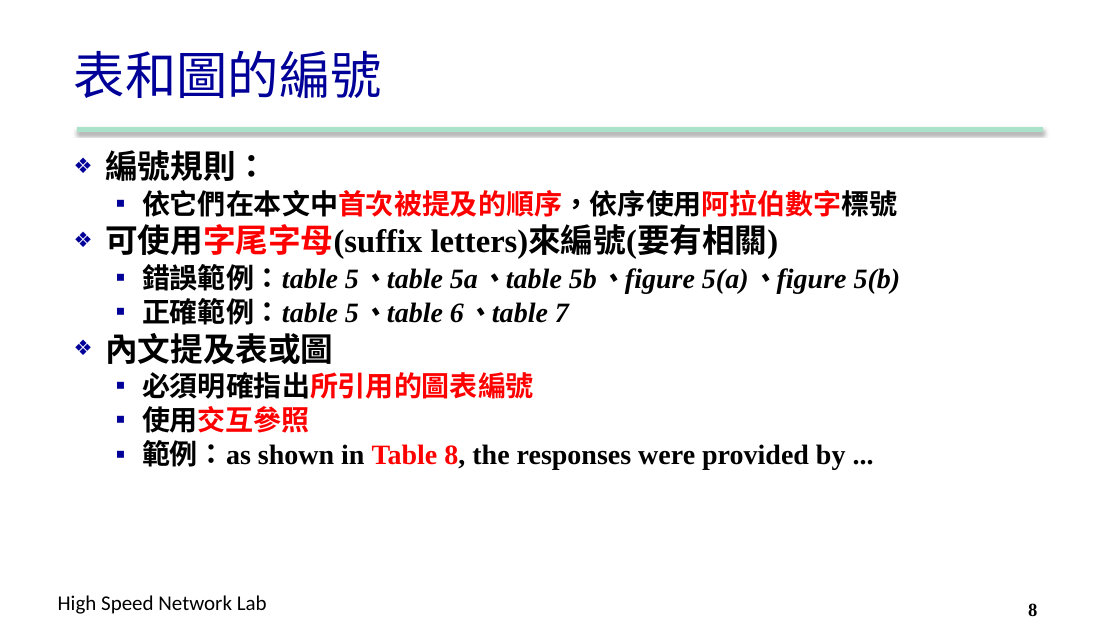
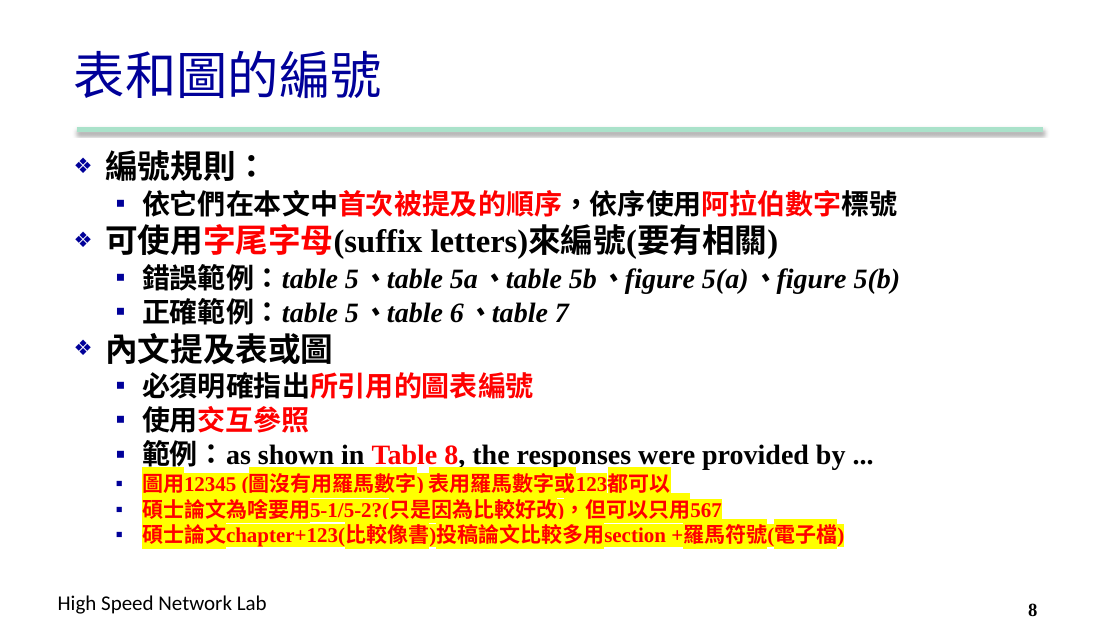
Before and after one commit to carina419/NTUST, a slide deck: slide 8 of MI5014701 科技研究與論文寫作 Technology Research and Thesis Writing/4. Figure-table.pptx. Drawn at 1120x630 pixels with LibreOffice and Linux fonts; fonts in the diff are those of the drawing; background and template pictures are left out. Boxes give left, top, right and bottom in pixels: in the first picture for what was removed or moved away, otherwise in the second. Text is boxed around its words. In the diff, an @@ line names an element or a change of style, - is before the commit and + after.

```diff
--- a/MI5014701 科技研究與論文寫作 Technology Research and Thesis Writing/4. Figure-table.pptx
+++ b/MI5014701 科技研究與論文寫作 Technology Research and Thesis Writing/4. Figure-table.pptx
@@ text at <box>142,470,844,548</box>: paragraphs added @@
+  ▪ 圖用12345 (圖沒有用羅馬數字) 表用羅馬數字或123都可以
+  ▪ 碩士論文為啥要用5-1/5-2?(只是因為比較好改)，但可以只用567
+  ▪ 碩士論文chapter+123(比較像書)投稿論文比較多用section +羅馬符號(電子檔)
```
Also in this commit, not shown: 1 other slide changed.
